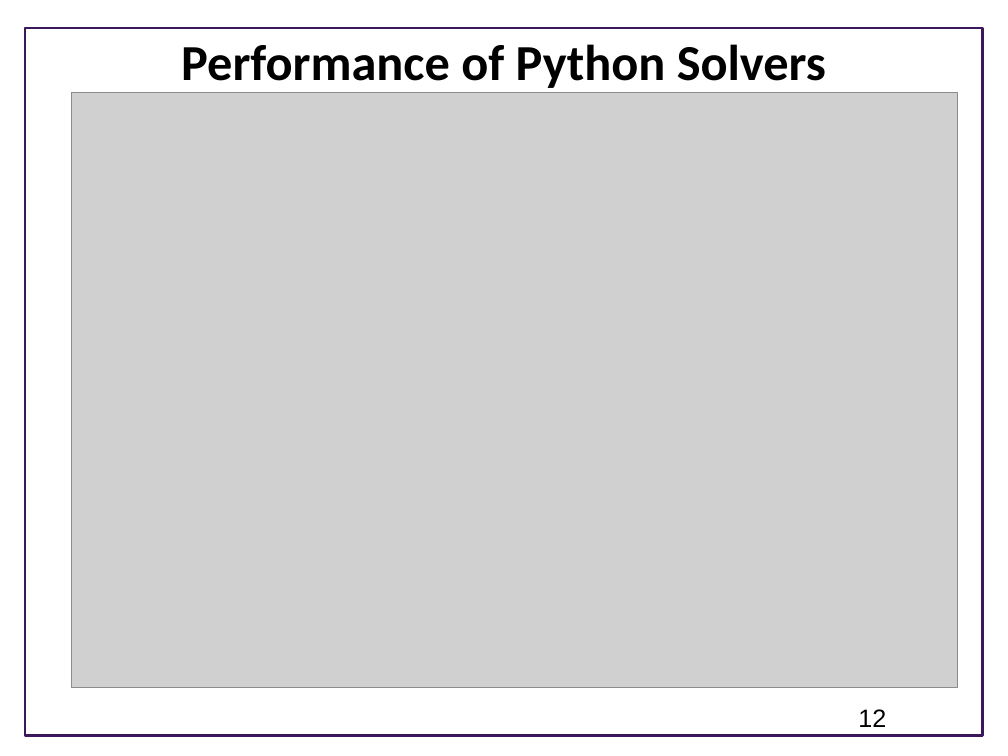
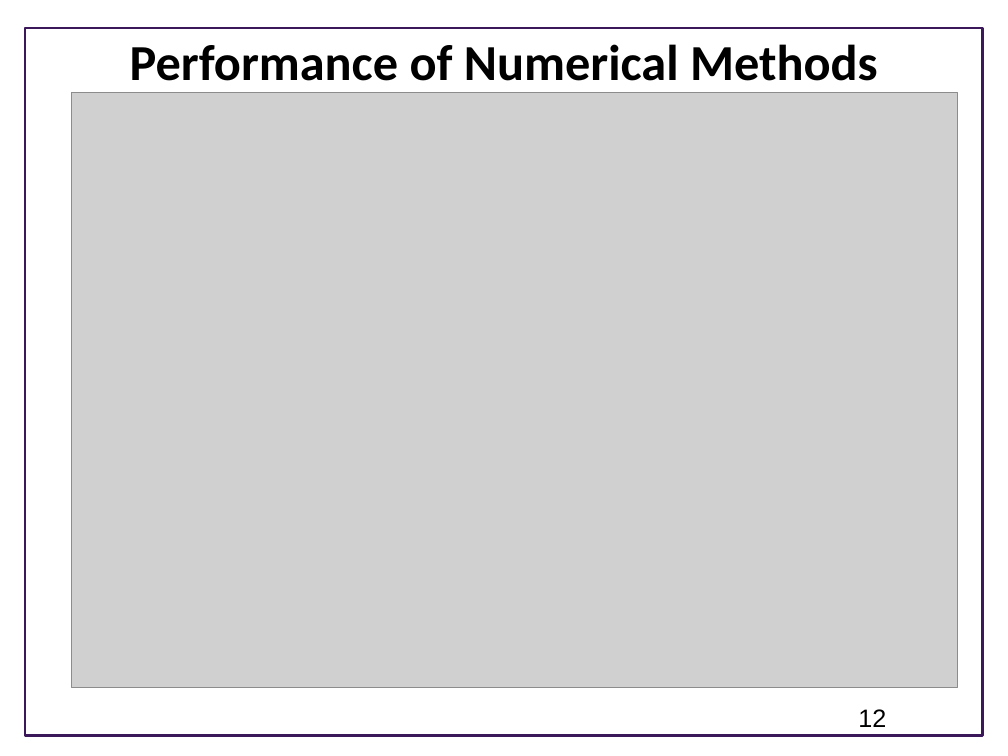
Before and after one commit to ModelEngineering/advancing-biomedical-models, a slide deck: slide 12 of Lectures/Week_2/CSE 599V Lecture 6 - Model Evaluation and System Responses.pptx. Drawn at 1008x756 pixels with LibreOffice and Linux fonts; fonts in the diff are those of the drawing; grey boxes stand for pictures; background and template pictures are left out. Boxes give left, top, right and bottom in pixels: in the first picture for what was removed or moved away, otherwise in the second. Text is boxed around its words. In the diff, an @@ line names an element or a change of style, - is before the commit and + after.

```diff
--- a/Lectures/Week_2/CSE 599V Lecture 6 - Model Evaluation and System Responses.pptx
+++ b/Lectures/Week_2/CSE 599V Lecture 6 - Model Evaluation and System Responses.pptx
@@ title at bbox=[130, 44, 878, 81]: text changed @@
-Performance of Python Solvers
+Performance of Numerical Methods
```
Also in this commit, not shown: 2 other slides changed.
